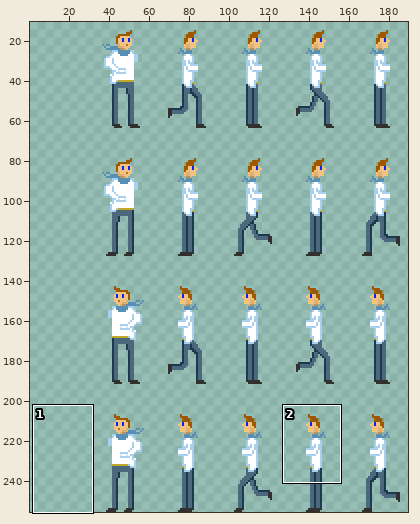
Sprite sheet, stored at res/img/human_male.png. Above: a wide view before the commit, with the close-up outlined.
Close-up. First the earlier version:
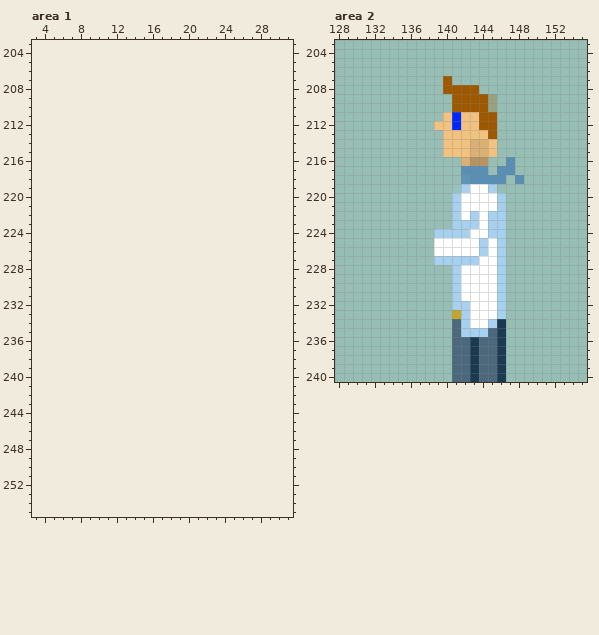
The file is 160x256 pixels. Pixels under 10% opacity are left out. Shown: area 1: x 3..31, y 203..255; area 2: x 128..155, y 203..240. The old version is drawn lined up with the new one, on the new canvas. The wide view leaves out empty margins. The commit also changed other parts of the picture, which this record leaves out.
And afterwards:
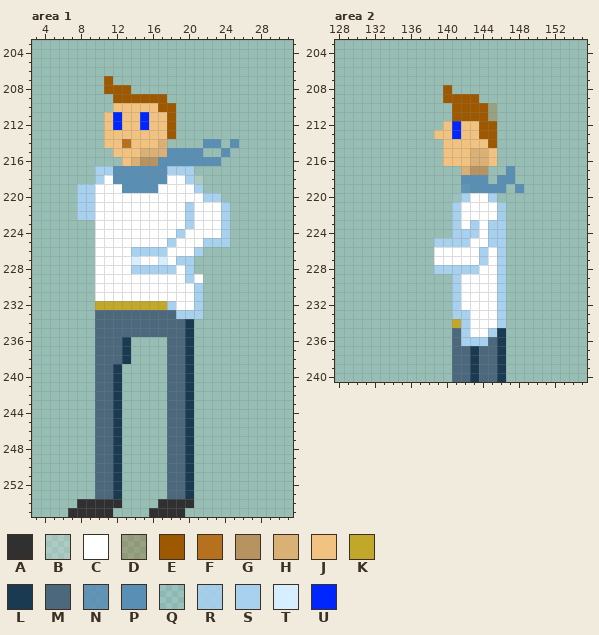
Palette (. is transparent): A #303030  B #ffffff34  C #ffffff  D #9e590047  E #9e5900  F #b5711e  G #b79361  H #dbb074  J #f2c280  K #c1a82a  L #193a51  M #4c687c  N #5a8fb5e1  P #5a8fb5  Q #a7d1ef27  R #a7d1efe0  S #a7d1ef  T #d6eeff  U #0026ff
The exact change:
canvas 160x256 -> 192x256, the old top-left corner now at 32,0
Changed rows in their new state; - is an unchanged pixel.
Area 1:
first column x 7:
207 ----E--------------
208 ----EEE------------
209 -----EEEEEE--------
210 -----JJJJJEE-------
211 ----JUJJUJJE-------
212 ----JUJJUJJE-------
213 ----JJJJJJJE-------
214 ----JJFJJJH----PP-P
215 -----JJJHHHPPPP--P-
216 ------JHGGPPPPPPP--
217 ---SSPPPPPPSSS-----
218 ---SCPPPPPPCCSB----
219 -SSCCCPPPPCCCCS----
220 -SSCCCCCCCCCCCCSS--
221 -SSCCCCCCCCCCSCCCS-
222 -SSCCCCCCCCCCSCCCS-
223 ---CCCCCCCCCCSCCCS-
224 ---CCCCCCCCCSCCCCS-
225 ---CCCCCCCCSCCCSSS-
226 ---CCCCSSSSCCCS----
227 ---CCCCTCCTCSS-----
228 ---CCCCSSSSSCS-----
229 ---CCCCCCCCCCSC----
230 ---CCCCCCCCCCCS----
231 ---CCCCCCCCCCCS----
232 ---KKKKKKKKSCCS----
233 ---MMMMMMMMMSSS----
234 ---MMMMMMMMMML-----
235 ---MMMMMMMMMML-----
236 ---MMML----MML-----
237 ---MMML----MML-----
238 ---MMML----MML-----
239 ---MML-----MML-----
240 ---MML-----MML-----
241 ---MML-----MML-----
242 ---MML-----MML-----
243 ---MML-----MML-----
244 ---MML-----MML-----
245 ---MML-----MML-----
246 ---MML-----MML-----
247 ---MML-----MML-----
248 ---MML-----MML-----
249 ---MML-----MML-----
250 ---MML-----MML-----
251 ---MML-----MML-----
252 ---MML-----MML-----
253 ---MML-----MML-----
254 -AAAAA----AAAA-----
255 AAAAA----AAAA------
Area 2:
first column x 139:
207 -.--------
208 --...-----
209 -E---..---
211 -.EEE-D---
212 .---------
213 J-U--E----
214 ----JJE---
216 -JJJHHJ-.-
217 ---HGG-.--
218 ---P--.-P.
219 --.NPPPP-P
220 --QS--S.--
222 ----C-CR--
223 ---C------
224 ..--S-----
225 SSSS-CS---
227 CCCCCS----
228 SS-SS-----
first column x 141:
232 -C----
233 S-----
234 K---CS
235 --CCS-
236 -SSS--
Changed places in both close-ups, as pixel boxes (x1, y1, x2, y2):
added: (68, 76, 239, 517)
changed: (434, 76, 524, 346)
